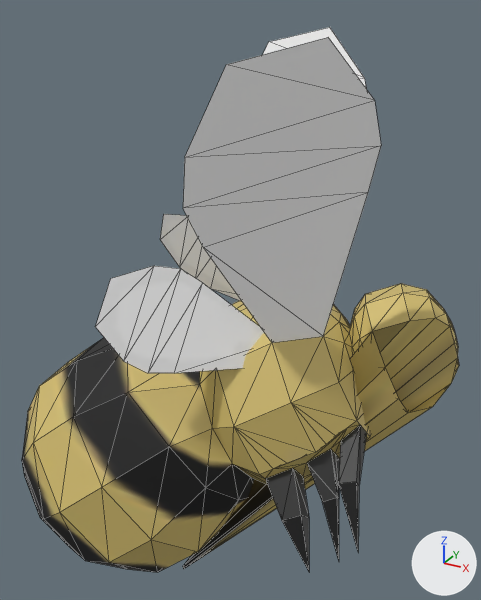
The glTF model assets/bee.gltf, before and after one commit.
One viewpoint serves both versions: a 50 mm camera at (0.2, -0.414, 0.28) aimed at (-0.027, 0.0, 0.073). Every picture has the same lights, and +X, +Y and +Z are marked at lower right. Mesh edges are drawn as thin lines. Where no turn or scale is listed for an object, it has been applied to the vertices. Vertices at the same position are counted once.

The first picture shows 'bee'.
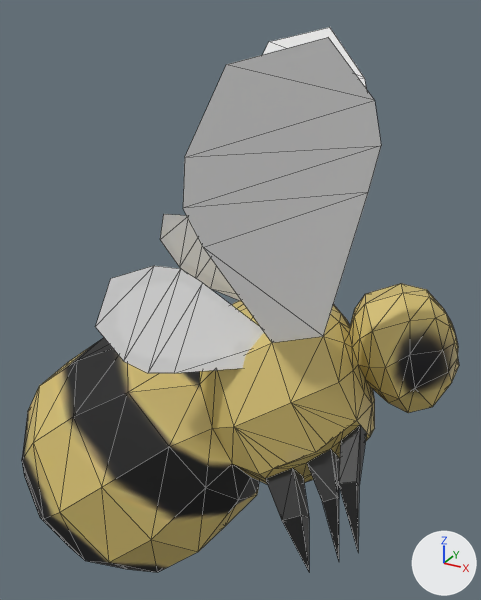
The change, as a list of edits to the scene's bpy script:
```text
Change me_circle_004:
    where me_circle_004.from_pydata(...)  # 328 vertices, 610 faces; spans x -0.198..0.135, y -0.141..0.112, z -0.171..0.266
    used by ob_bee; location = (0.0, 0.0, 0.0)
    me_circle_004 part 1
    me_circle_004.vertices[171].co: (-0.057, -0.051, -0.168) -> (0.107, -0.005, 0.063)  # pixel (182, 566) -> pixel (409, 354)
    me_circle_004.vertices[172].co: (-0.056, -0.051, -0.171) -> (0.113, -0.004, 0.037)  # pixel (183, 568) -> pixel (414, 388)
    me_circle_004.vertices[182].co: (-0.056, -0.049, -0.168) -> (0.126, 0.011, 0.063)  # pixel (184, 564) -> pixel (442, 350)
    me_circle_004.vertices[183].co: (-0.055, -0.049, -0.17) -> (0.131, 0.012, 0.047)  # pixel (185, 566) -> pixel (448, 371)
    me_circle_004 part 2
    me_circle_004.vertices[251].co: (0.072, -0.042, 0.007) -> (0.072, -0.028, 0.007)  # pixel (336, 436) -> not seen
```

Location of each change, [x1, y1, x2, y2] in pixels of the pictures (481 x 600 px; the box of a moved part takes in the faces that stretch with it):
part 1 of me_circle_004, moved or reshaped
    before: [183, 318, 458, 569]
    after: [385, 318, 458, 413]
part 2 of me_circle_004, moved or reshaped
    before: [292, 403, 356, 444]
    after: [276, 421, 360, 468]
